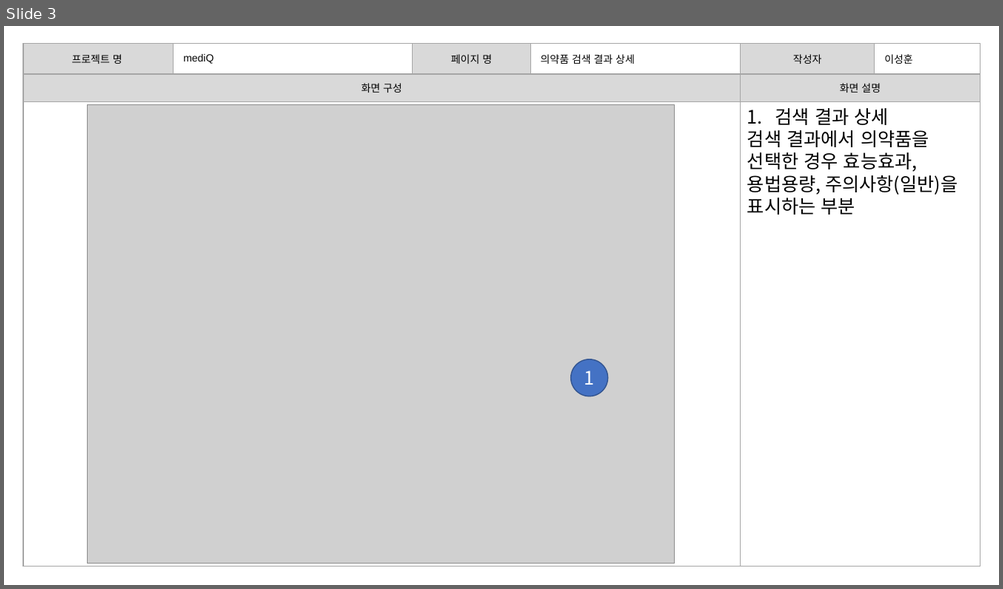
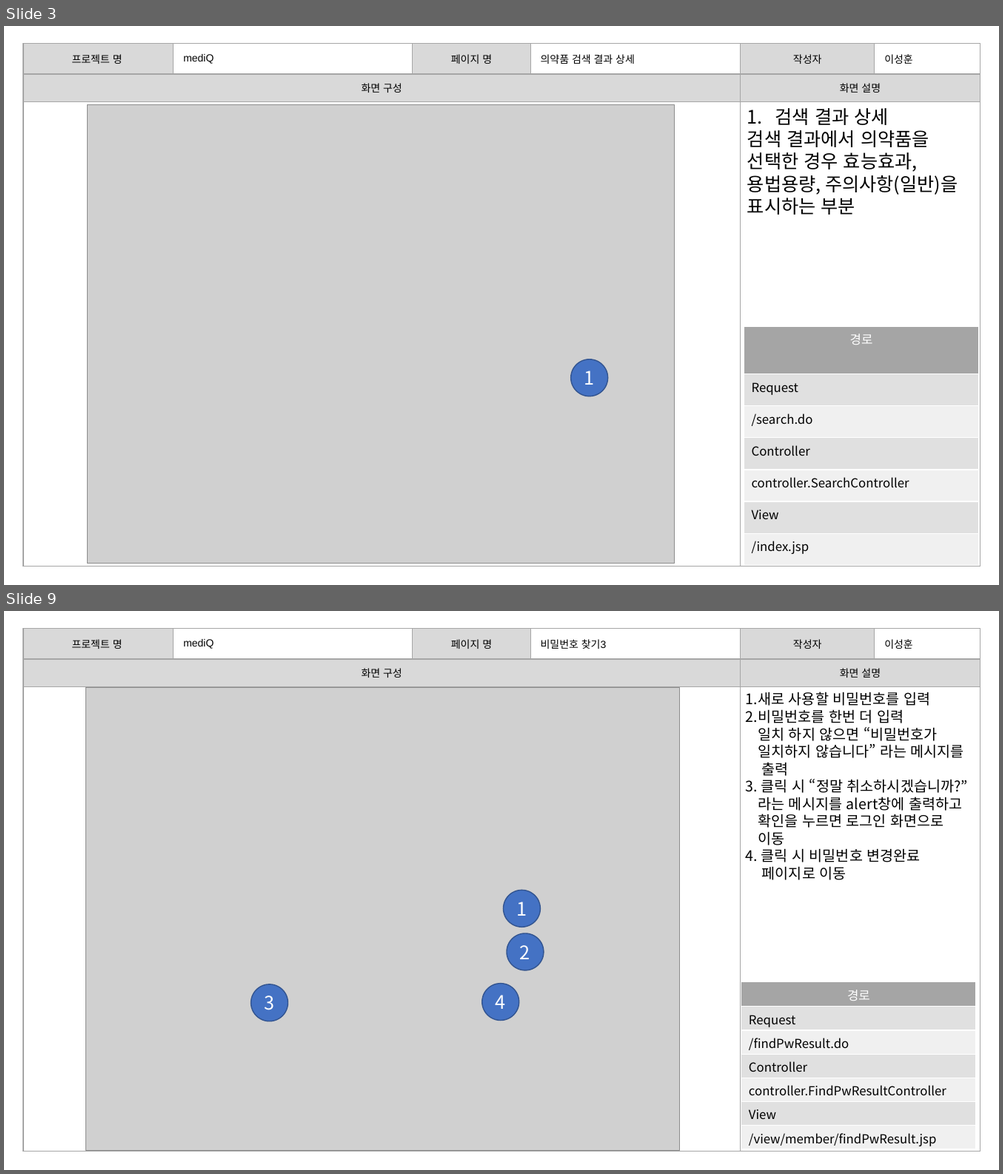
Before and after one commit to burnyst/mediQ, a slide deck: doc/이성훈/[06] 스토리보드.pptx. Shown one above the other, each under a label of ours: slide 3 before the commit, slides 3 and 9 after it; the slides between them are not shown. The pictures are 1003x589 and 1003x1174 pixels, drawn with LibreOffice and Linux fonts; fonts in the diff are those of the drawing; grey boxes stand for pictures. Boxes give left, top, right and bottom in pixels: in the first picture for what was removed or moved away, otherwise in the second. Text is boxed around its words. In the diff, an @@ line names an element or a change of style, - is before the commit and + after.

Commit message:
Update [06] 스토리보드.pptx
추가 작업 내용 반영.
경로 입력.

```diff
--- a/doc/이성훈/[06] 스토리보드.pptx
+++ b/doc/이성훈/[06] 스토리보드.pptx
@@ slide 9 added at <box>4,611,999,1170</box>, background #FFFFFF @@
@@ table added at <box>23,628,980,681</box>, 1 rows, 6 columns @@
+프로젝트 명 | mediQ | 페이지 명 | 비밀번호 찾기3 | 작성자 | 이성훈
@@ table added at <box>23,660,981,1152</box>, 2 rows, 2 columns @@
+화면 구성 | 화면 설명
+ | 
@@ picture added at <box>86,688,679,1151</box> @@
@@ text added at <box>745,692,967,880</box>, 14 pt, text #000000 @@
+1.새로 사용할 비밀번호를 입력
+2.비밀번호를 한번 더 입력
+일치 하지 않으면 “비밀번호가
+일치하지 않습니다” 라는 메시지를
+출력
+3. 클릭 시 “정말 취소하시겠습니까?”
+라는 메시지를 alert창에 출력하고
+확인을 누르면 로그인 화면으로
+이동
+4. 클릭 시 비밀번호 변경완료
+페이지로 이동
@@ ellipse added at <box>504,890,540,927</box>, fill #4472C4, outline #325491 1 pt, 18 pt, text #FFFFFF @@
+1
@@ ellipse added at <box>507,934,544,971</box>, fill #4472C4, outline #325491 1 pt, 18 pt, text #FFFFFF @@
+2
@@ ellipse added at <box>251,985,288,1022</box>, fill #4472C4, outline #325491 1 pt, 18 pt, text #FFFFFF @@
+3
@@ ellipse added at <box>482,984,520,1022</box>, fill #4472C4, outline #325491 1 pt, 18 pt, text #FFFFFF @@
+4
@@ table added at <box>741,982,976,1150</box>, 7 rows, 1 columns @@
+경로
+Request
+/findPwResult.do
+Controller
+controller.FindPwResultController
+View
+/view/member/findPwResult.jsp
@@ slide 3 changed as well @@
@@ table added at <box>744,326,979,566</box>, 7 rows, 1 columns @@
+경로
+Request
+/search.do
+Controller
+controller.SearchController
+View
+/index.jsp
```
Also in this commit, not shown: 2 other slides changed, 7 other slides added.
